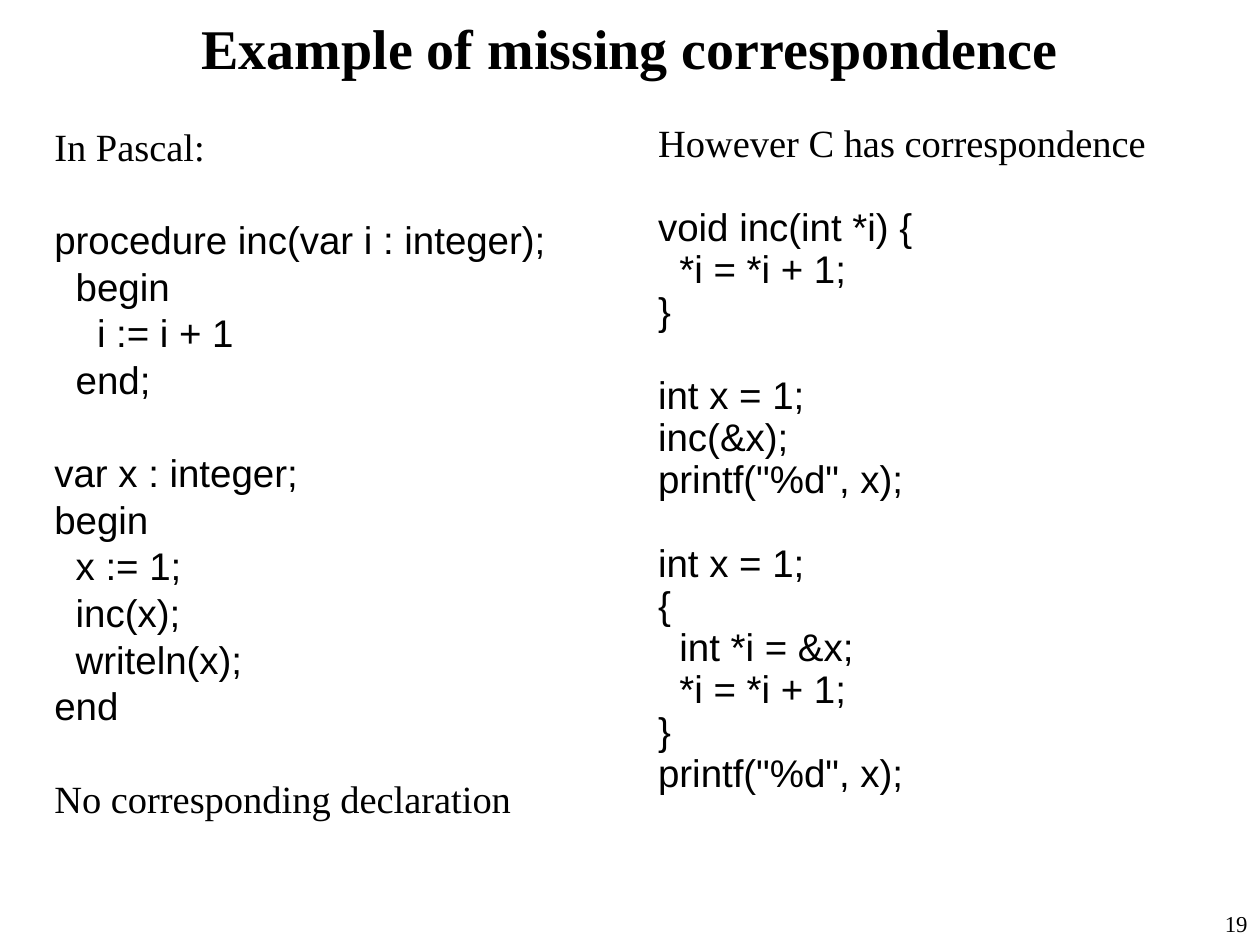
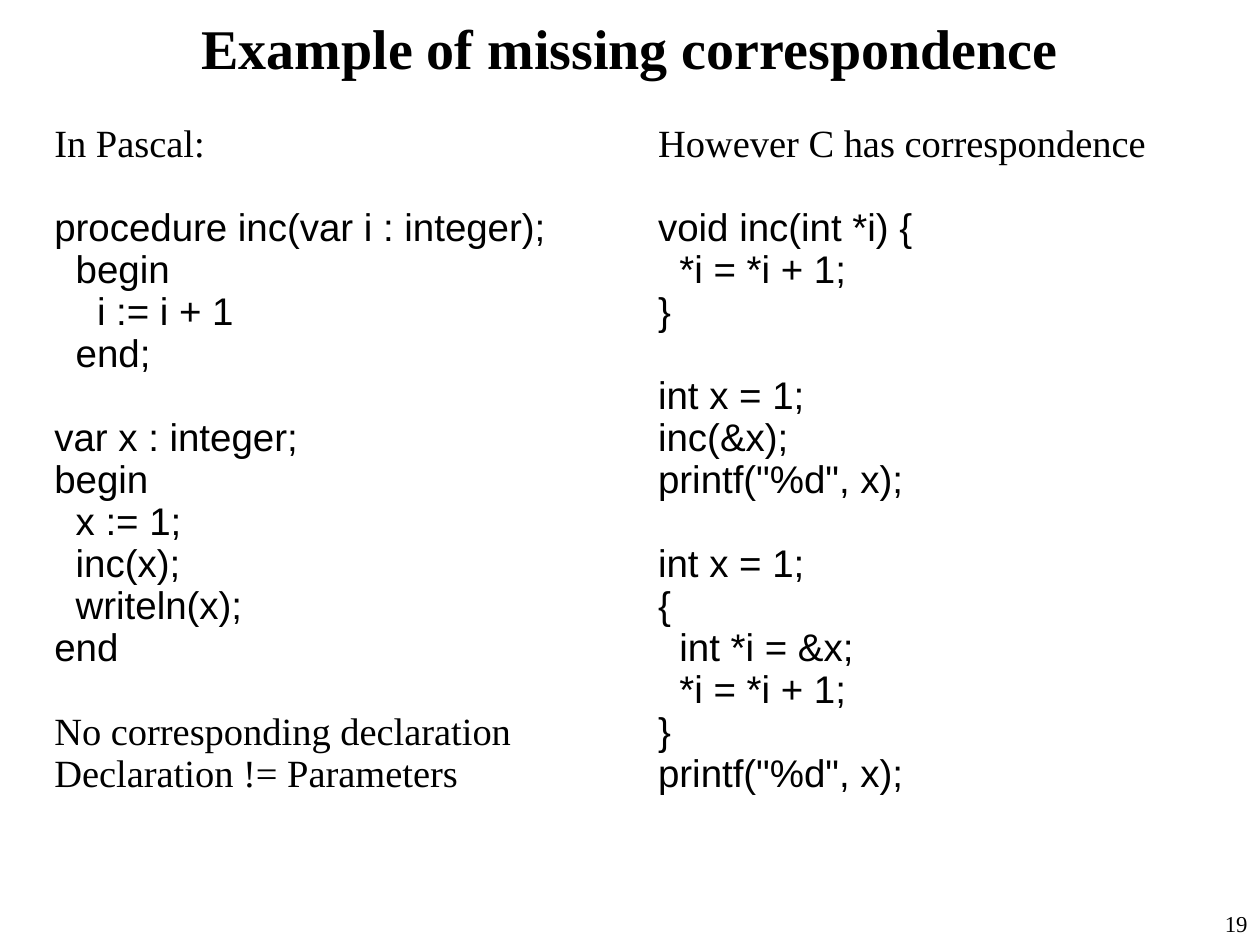
Before and after one commit to FlunkyHD/SPO, a slide deck: slide 19 of SPO/Exam PPT EDITED/SPOF21-Exam-1.ppt. Drawn at 1260x945 pixels with LibreOffice and Linux fonts; fonts in the diff are those of the drawing. Boxes give left, top, right and bottom in pixels: in the first picture for what was removed or moved away, otherwise in the second. Text is boxed around its words. In the diff, an @@ line names an element or a change of style, - is before the commit and + after.

```diff
--- a/SPO/Exam PPT EDITED/SPOF21-Exam-1.ppt
+++ b/SPO/Exam PPT EDITED/SPOF21-Exam-1.ppt
@@ text at <box>54,130,545,753</box>: line spacing 0.8 to 0.7 @@
@@ text at <box>54,760,458,788</box>: paragraph added @@
+Declaration != Parameters
```
Also in this commit, not shown: 6 other slides changed, 7 other files.
